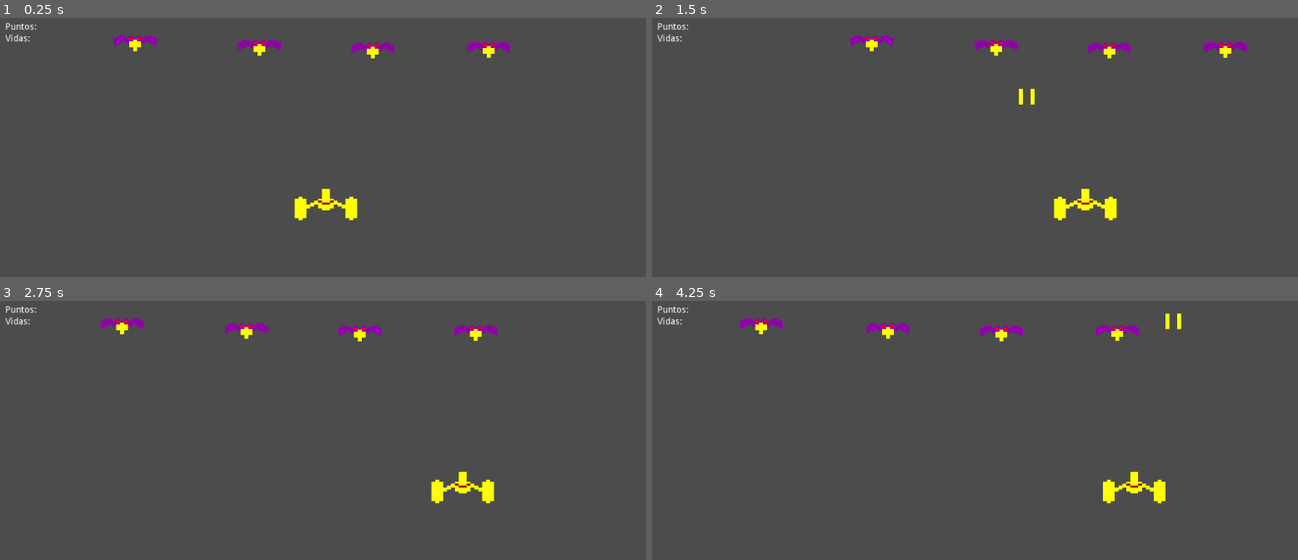
Above: before the commit, frames 1-4 (two rows, left to right).
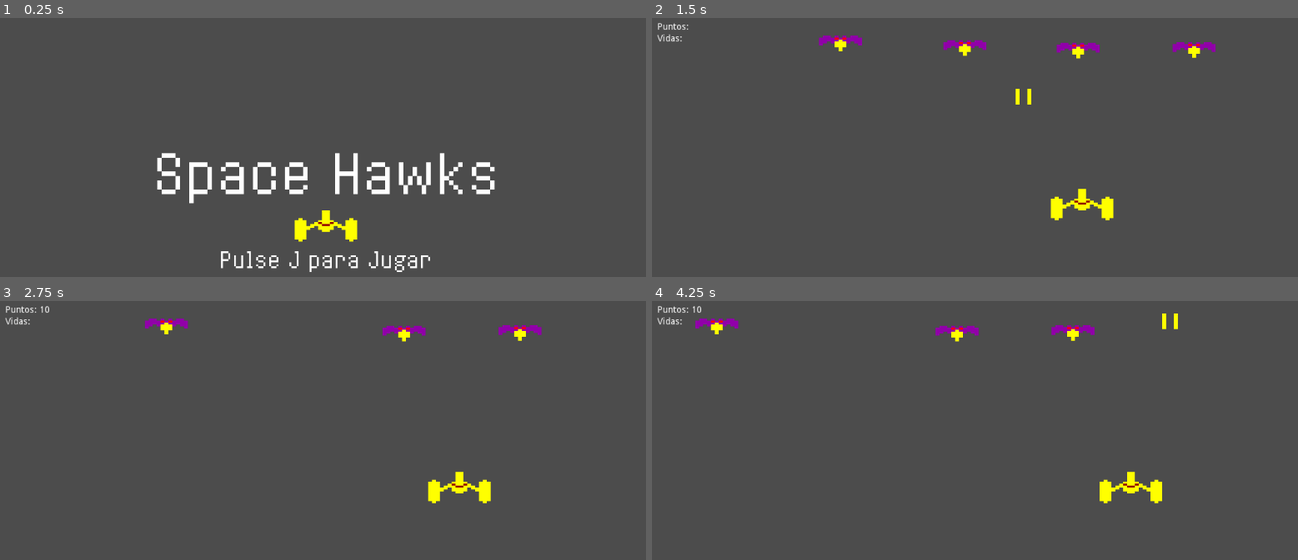
Above: after the commit, the same moments.

Repository: ncabanes/cursosYouTube
Game: Godot game, scene res://Bienvenida.tscn
The game is run twice, just before and just after one commit, with the same random seed, the same clock (stepped at 60 frames per second) and the same inputs. Before the commit the project starts from res://EscenaDeJuego.tscn.
Inputs:
- Up to frame 1 (0.25 s): no input
- Up to frame 2 (1.5 s): hold Right (ui_right) 0.53-1.28 s; hold J 0.53-1.28 s; tap Space at 0.77 s; hold Left (ui_left) from 1.28 s (still down); tap J at 1.35 s
- Up to frame 3 (2.75 s): tap Space at 1.52 s; release Left (ui_left) at 2.03 s; hold Right (ui_right) from 2.03 s (still down); hold J from 2.03 s (still down)
- Up to frame 4 (4.25 s): release J at 2.78 s; tap J at 2.85 s; tap Space at 3.02, 3.77 s; release Right (ui_right) at 3.53 s; hold Left (ui_left) from 3.53 s (still down); hold J from 3.53 s (still down)

The runs differ from the first frame. In frame 1, 5.2% of the frame differs, in the area x 0-79%, y 1-99%; in frame 2, 2.1%; in frame 3, 2.0%; in frame 4, 2.1%.

Commit message:
Godot 2020: Estado tras el video 9 (pantalla de bienvenida)

Diff:
--- /dev/null
+++ b/godot2020/proyecto/Marcianos/Bienvenida.gd
@@ -0,0 +1,9 @@
+extends CenterContainer
+
+func _ready():
+	pass
+
+
+func _process(delta):
+	if Input.is_key_pressed(KEY_J):
+		get_tree().change_scene("res://EscenaDeJuego.tscn")
--- /dev/null
+++ b/godot2020/proyecto/Marcianos/Bienvenida.tscn
@@ -0,0 +1,49 @@
+[gd_scene load_steps=6 format=2]
+
+[ext_resource path="res://tipografias/8bitOperatorPlus-Regular.ttf" type="DynamicFontData" id=1]
+[ext_resource path="res://Bienvenida.gd" type="Script" id=2]
+[ext_resource path="res://imagenes/nave.png" type="Texture" id=3]
+
+[sub_resource type="DynamicFont" id=1]
+size = 80
+font_data = ExtResource( 1 )
+
+[sub_resource type="DynamicFont" id=2]
+size = 32
+font_data = ExtResource( 1 )
+
+[node name="Bienvenida" type="CenterContainer"]
+margin_right = 1024.0
+margin_bottom = 600.0
+script = ExtResource( 2 )
+__meta__ = {
+"_edit_use_anchors_": false
+}
+
+[node name="VBoxContainer" type="VBoxContainer" parent="."]
+margin_left = 246.0
+margin_top = 193.0
+margin_right = 778.0
+margin_bottom = 407.0
+
+[node name="LabelSpaceHawks" type="Label" parent="VBoxContainer"]
+margin_right = 532.0
+margin_bottom = 112.0
+custom_fonts/font = SubResource( 1 )
+text = "Space Hawks"
+align = 1
+
+[node name="TextureNave" type="TextureRect" parent="VBoxContainer"]
+margin_top = 116.0
+margin_right = 532.0
+margin_bottom = 164.0
+texture = ExtResource( 3 )
+stretch_mode = 4
+
+[node name="LabelComenzarJuego" type="Label" parent="VBoxContainer"]
+margin_top = 168.0
+margin_right = 532.0
+margin_bottom = 214.0
+custom_fonts/font = SubResource( 2 )
+text = "Pulse J para Jugar"
+align = 1
--- a/godot2020/proyecto/Marcianos/project.godot
+++ b/godot2020/proyecto/Marcianos/project.godot
@@ -16,7 +16,7 @@
 [application]
 
 config/name="Marcianos"
-run/main_scene="res://EscenaDeJuego.tscn"
+run/main_scene="res://Bienvenida.tscn"
 config/icon="res://icon.png"
 
 [rendering]
Binary file added: godot2020/proyecto/Marcianos/tipografias/8bitOperatorPlus-Regular.ttf
Not shown, changed: godot2020/README.md
Not shown, added: godot2020/versiones/Marcianos-godot009-bienvenida.zip
